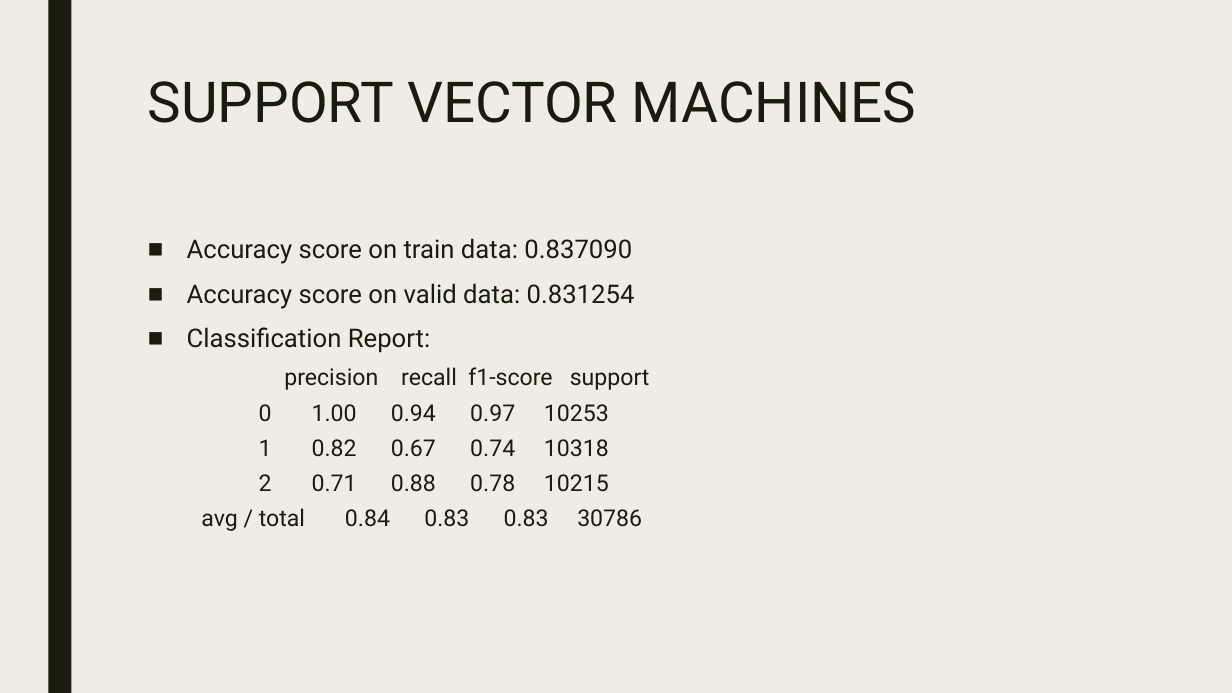
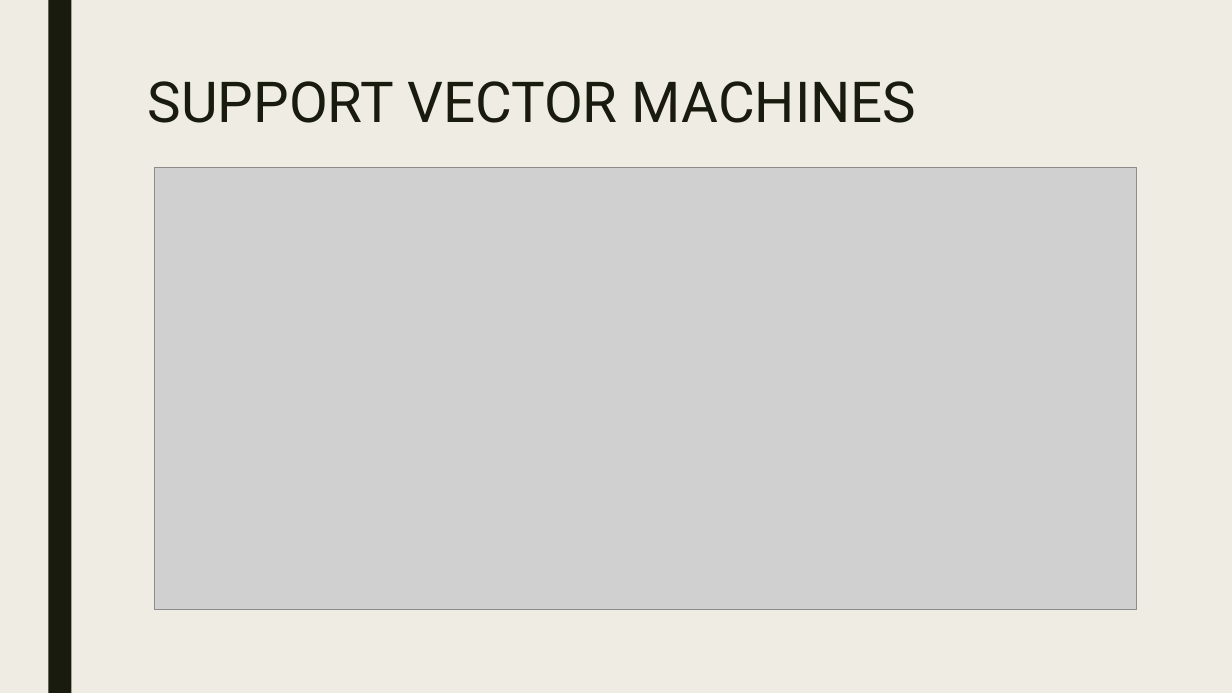
Before and after one commit to PrashantShivajiBhapkar/Analytics-Competition, a slide deck: slide 24 of ProjectPresentation.pptx. Drawn at 1232x693 pixels with LibreOffice and Linux fonts; fonts in the diff are those of the drawing; grey boxes stand for pictures. Boxes give left, top, right and bottom in pixels: in the first picture for what was removed or moved away, otherwise in the second. Text is boxed around its words. In the diff, an @@ line names an element or a change of style, - is before the commit and + after.

```diff
--- a/ProjectPresentation.pptx
+++ b/ProjectPresentation.pptx
@@ picture added at [154, 168, 1137, 610] @@
@@ text removed at [187, 238, 650, 531] @@
-■ Accuracy score on train data: 0.837090
-■ Accuracy score on valid data: 0.831254
-■ Classification Report:
-  precision recall f1-score support
-  0 1.00 0.94 0.97 10253
-  1 0.82 0.67 0.74 10318
-  2 0.71 0.88 0.78 10215
-  avg / total 0.84 0.83 0.83 30786
```
Also in this commit, not shown: 5 other slides changed, 6 slides added, 3 slides removed.
